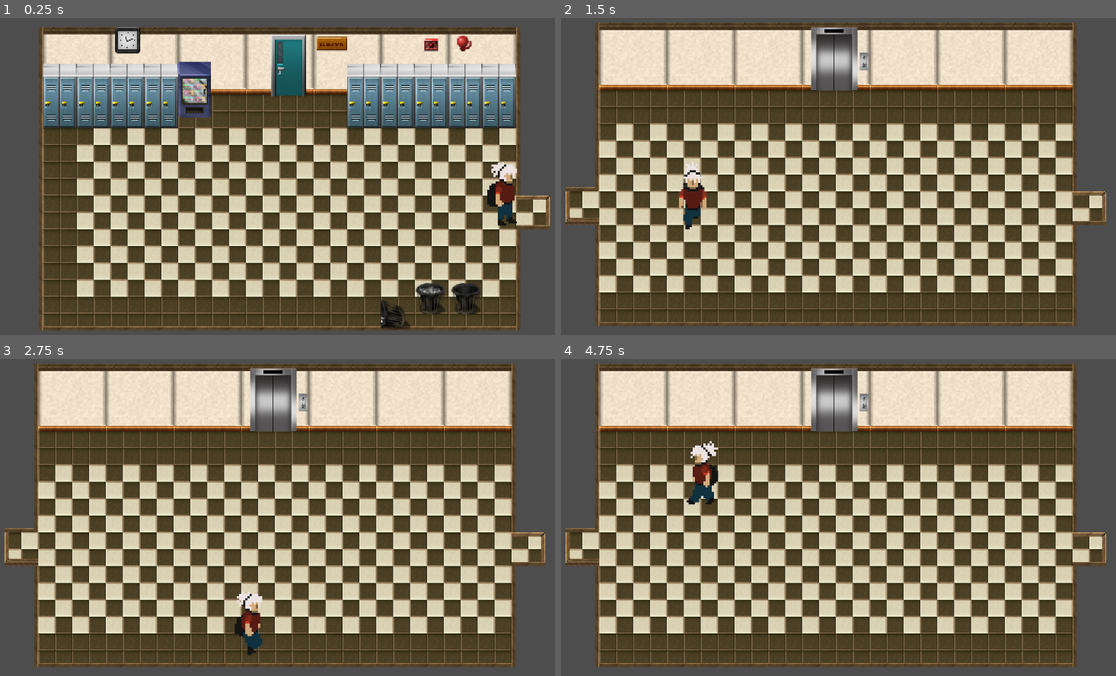
Above: before the commit, frames 1-4 (two rows, left to right).
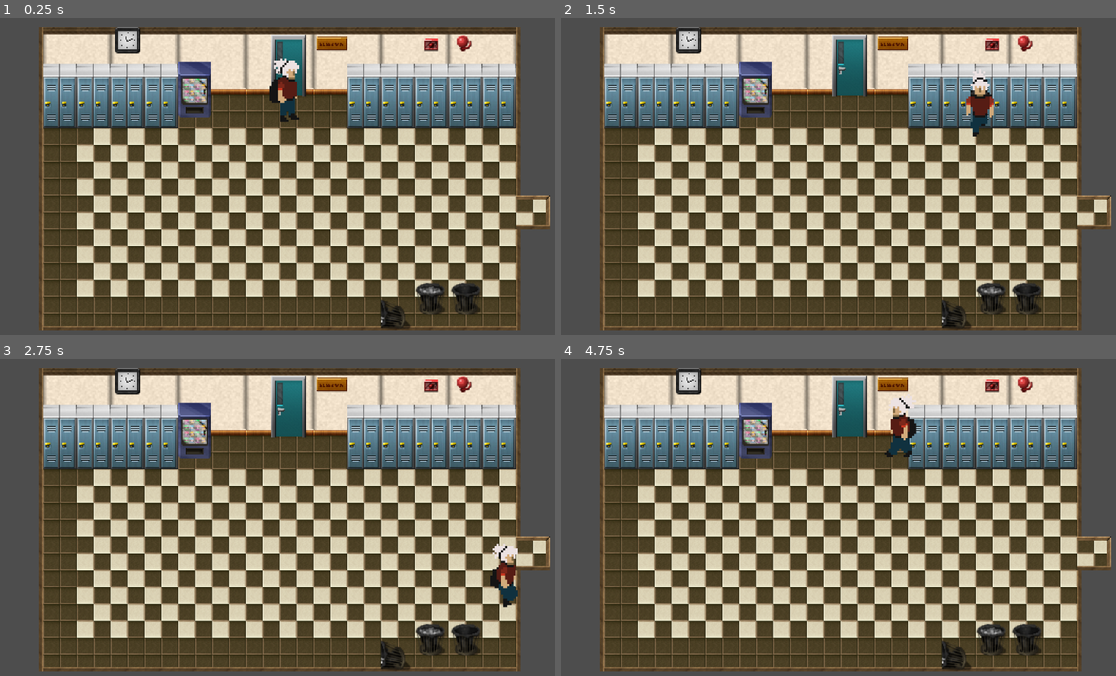
Above: after the commit, the same moments.

Repository: TOUQUI/Court-de-projet
Game: Godot game, scene res://Scene/SceneCorridorG.tscn
The game is run twice, just before and just after one commit, with the same random seed, the same clock (stepped at 60 frames per second) and the same inputs. This scene is started directly instead of the project's main scene.
Inputs:
- Up to frame 1 (0.25 s): no input
- Up to frame 2 (1.5 s): tap Enter at 0.5 s; hold D (droite) 0.53-1.28 s; hold F (interaction) 0.53-1.28 s; hold S (bas) from 1.28 s (still down); tap F (interaction) at 1.35 s
- Up to frame 3 (2.75 s): release S (bas) at 2.03 s; hold D (droite) from 2.03 s (still down); hold F (interaction) from 2.03 s (still down)
- Up to frame 4 (4.75 s): release D (droite) at 2.78 s; release F (interaction) at 2.78 s; hold W (haut) 2.78-3.53 s; tap F (interaction) at 2.85, 4.35 s; hold F (interaction) 3.53-4.28 s; hold A (gauche) from 3.53 s (still down)

The runs differ from the first frame. In frame 1, 1.4% of the frame differs, in the area x 48-94%, y 12-66%; in frame 2, 50%; in frame 3, 51%, in the area x 0-100%, y 1-99%; in frame 4, 51%.

Commit message:
position de deplacement corridor g

Diff:
--- a/LeJeu/Scene/SceneCorridorG.tscn
+++ b/LeJeu/Scene/SceneCorridorG.tscn
@@ -20,7 +20,7 @@
 position = Vector2(8.5, -125)
 
 [node name="Joueur" parent="." index="10" instance=ExtResource("2_3do27")]
-position = Vector2(214.5, -35.5)
+position = Vector2(8.5, -134)
 scale = Vector2(1, 1)
 
 [node name="CGversCM" type="Area2D" parent="." index="11"]
--- /dev/null
+++ b/LeJeu/Scene/SceneQG.gd
@@ -0,0 +1,12 @@
+extends StaticBody2D
+
+
+# Called when the node enters the scene tree for the first time.
+func _ready():
+	pass # Replace with function body.
+
+
+
+func _on_area_2d_body_entered(body):
+	find_child("Joueur").derniere_emplacement = "QG"
+	get_tree().change_scene_to_file("res://Scene/SceneCorridorG.tscn")
--- a/LeJeu/Scene/SceneQG.tscn
+++ b/LeJeu/Scene/SceneQG.tscn
@@ -1,7 +1,8 @@
-[gd_scene load_steps=5 format=3 uid="uid://dw41b3q0k7nx0"]
+[gd_scene load_steps=6 format=3 uid="uid://dw41b3q0k7nx0"]
 
 [ext_resource type="PackedScene" uid="uid://b4mhspjuk24a1" path="res://Carte/CarteScene/MapLeQG.tscn" id="1_8t3ys"]
 [ext_resource type="PackedScene" uid="uid://tki2apulyx4e" path="res://Joueur/joueur.tscn" id="2_oyjer"]
+[ext_resource type="Script" path="res://Scene/SceneQG.gd" id="2_t4fra"]
 [ext_resource type="Script" path="res://Scene/Script/QGversCG.gd" id="3_461v8"]
 
 [sub_resource type="RectangleShape2D" id="RectangleShape2D_ctrqr"]
@@ -10,6 +11,7 @@
 [node name="StaticBody2D" instance=ExtResource("1_8t3ys")]
 position = Vector2(501, 462)
 scale = Vector2(2, 2)
+script = ExtResource("2_t4fra")
 
 [node name="CollisionTable" parent="." index="9"]
 position = Vector2(-96, -104.625)
@@ -40,4 +42,4 @@
 position = Vector2(-18.5, 48)
 shape = SubResource("RectangleShape2D_ctrqr")
 
-[connection signal="body_entered" from="Area2D" to="Area2D" method="_on_body_entered"]
+[connection signal="body_entered" from="Area2D" to="." method="_on_area_2d_body_entered"]
--- a/LeJeu/Scene/Script/SceneCorridorG.gd
+++ b/LeJeu/Scene/Script/SceneCorridorG.gd
@@ -1,4 +1,15 @@
 extends StaticBody2D
+
+var joueur_node
+var provenance
+
+func _ready():
+	joueur_node = get_node("Joueur")
+	provenance = joueur_node.derniere_emplacement
+	if provenance == "QG":
+		$Joueur.position = Vector2(8,-134)
+	elif provenance == "M":
+		$Joueur.position = Vector2(214, -35)
 
 func _on_c_gvers_cm_body_entered(body):
 	find_child("Joueur").derniere_emplacement = "G"
